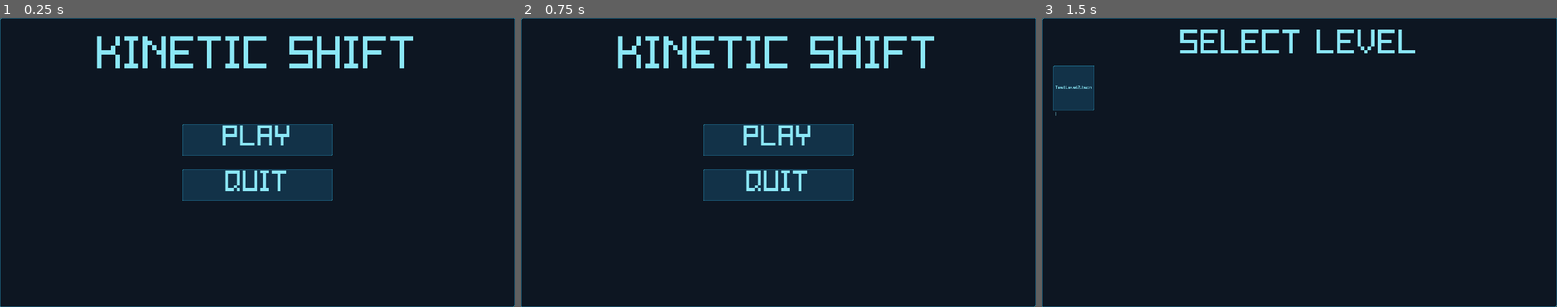
Above: before the commit, frames 1-3 (left to right).
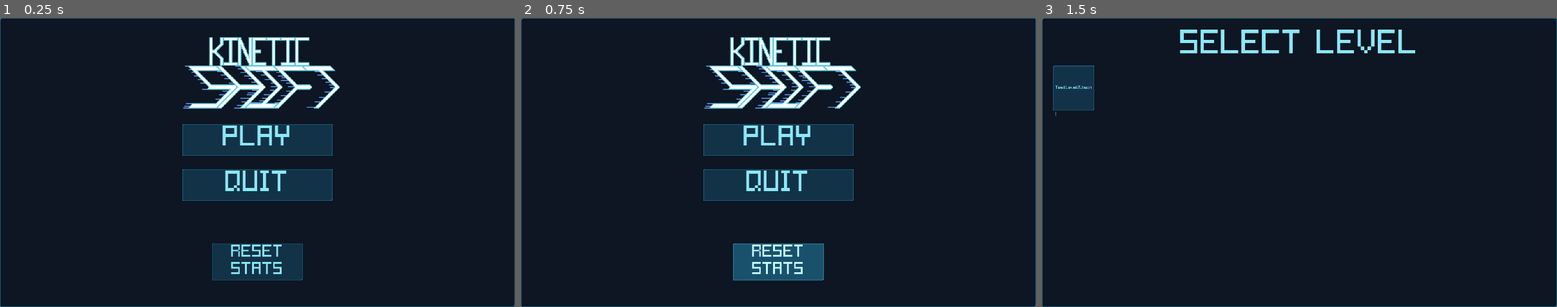
Above: after the commit, the same moments.

Repository: randemlyy/kinetic-shift
Game: Godot game, scene res://Scenes/F1aze23/MainMenu.tscn
Same seed, same stepped clock (60 frames per second), same inputs: the game is played once before the commit and once after it.
Inputs (mouse positions are in pixels of both pictures, inside the frame that each line leads up to):
- Up to frame 1 (0.25 s): no input
- Up to frame 2 (0.75 s): click (778, 260) at 0.5 s, where only the run after the commit has a clickable "RESET STATS"
- Up to frame 3 (1.5 s): click "PLAY" at 1.25 s

The runs differ from the first frame. In frame 1, 7.4% of the frame differs, in the area x 18-81%, y 6-91%; in frame 2, 7.4%; in frame 3, nothing differs.

Commit message:
trying to add a reset saves button

Diff:
--- a/kinetic-shift/Scenes/F1aze23/MainMenu.tscn
+++ b/kinetic-shift/Scenes/F1aze23/MainMenu.tscn
@@ -2,6 +2,7 @@
 
 [ext_resource type="Theme" uid="uid://cgqh0nuty53og" path="res://addons/pixel_ui_scifi/themes/cyan.tres" id="1_8k5q3"]
 [ext_resource type="Script" uid="uid://lhbrdd0ookti" path="res://Scripts/F1aze23/MainMenu.gd" id="2_ww0eq"]
+[ext_resource type="Texture2D" uid="uid://cjfldnnmhaslc" path="res://Assets/Sprites/Sprite-0003.png" id="3_ww0eq"]
 
 [node name="MainMenu" type="Control" unique_id=570841929]
 layout_mode = 3
@@ -22,6 +23,7 @@
 grow_vertical = 2
 
 [node name="Label" type="Label" parent="." unique_id=1344086566]
+visible = false
 layout_mode = 1
 anchors_preset = 5
 anchor_left = 0.5
@@ -65,5 +67,24 @@
 text = "QUIT"
 icon_alignment = 1
 
+[node name="Sprite0003" type="Sprite2D" parent="VBoxContainer" unique_id=656446637]
+position = Vector2(172, -123)
+texture = ExtResource("3_ww0eq")
+region_enabled = true
+region_rect = Rect2(0, 0, 448, 208.5)
+
+[node name="reset" type="Button" parent="." unique_id=1955473334]
+layout_mode = 0
+offset_left = 475.00003
+offset_top = 506.0
+offset_right = 811.0
+offset_bottom = 642.0
+scale = Vector2(0.6, 0.6)
+theme_override_font_sizes/font_size = 52
+text = "RESET
+STATS"
+icon_alignment = 1
+
 [connection signal="pressed" from="VBoxContainer/Play" to="." method="_on_play_pressed"]
 [connection signal="pressed" from="VBoxContainer/Quit" to="." method="_on_quit_pressed"]
+[connection signal="button_down" from="reset" to="." method="_on_reset_button_down"]
--- a/kinetic-shift/Scenes/Player.tscn
+++ b/kinetic-shift/Scenes/Player.tscn
@@ -20,7 +20,7 @@
 size = Vector2(20, 30)
 
 [sub_resource type="CircleShape2D" id="CircleShape2D_gntrk"]
-radius = 20.0
+radius = 26.841776
 
 [sub_resource type="Animation" id="Animation_miouo"]
 resource_name = "Dash"
--- a/kinetic-shift/Scripts/F1aze23/MainMenu.gd
+++ b/kinetic-shift/Scripts/F1aze23/MainMenu.gd
@@ -8,3 +8,7 @@
 
 func _on_quit_pressed() -> void:
 	get_tree().quit()
+
+func _on_reset_button_down() -> void:
+	# savemgr.clear_all_saves()
+	pass # Replace with function body.
--- a/kinetic-shift/Scripts/SaveManager.gd
+++ b/kinetic-shift/Scripts/SaveManager.gd
@@ -1,6 +1,7 @@
+#class_name SaveManager
 extends Node
 
-const SAVE_PATH = "user://save_data.tres"
+const SAVE_PATH:String = "user://save_data.tres"
 var current_save:SaveData
 
 func _ready() -> void:
@@ -28,3 +29,12 @@
 		current_save = ResourceLoader.load(SAVE_PATH) as SaveData
 	else:
 		current_save = SaveData.new()
+
+func clear_all_saves() -> void:
+	if FileAccess.file_exists(SAVE_PATH):
+		var error = DirAccess.remove_absolute(SAVE_PATH)
+		if error == OK:
+			print("save files deleted")
+		else:
+			print("deletion failed")
+	current_save = SaveData.new()
